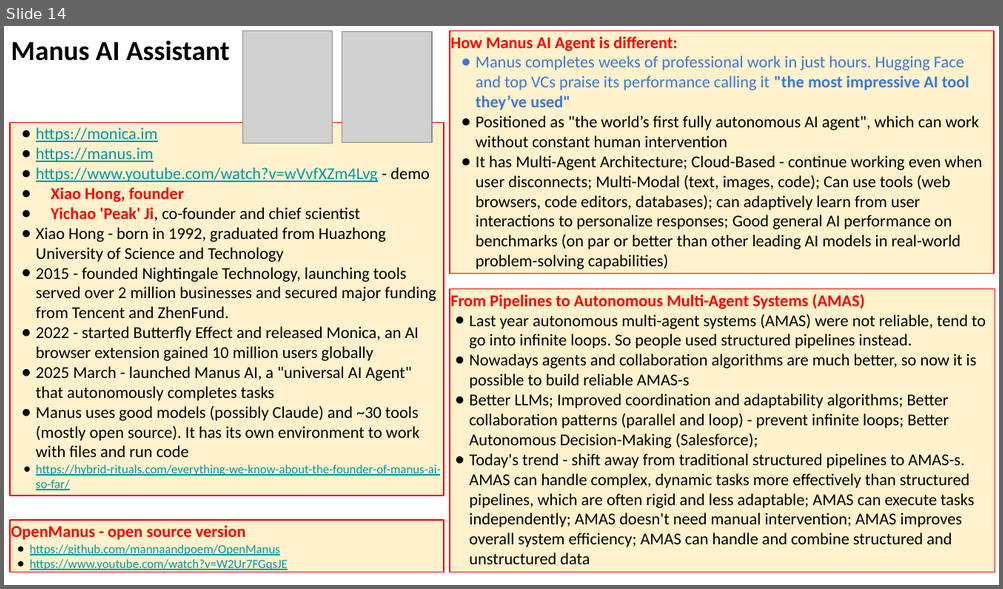
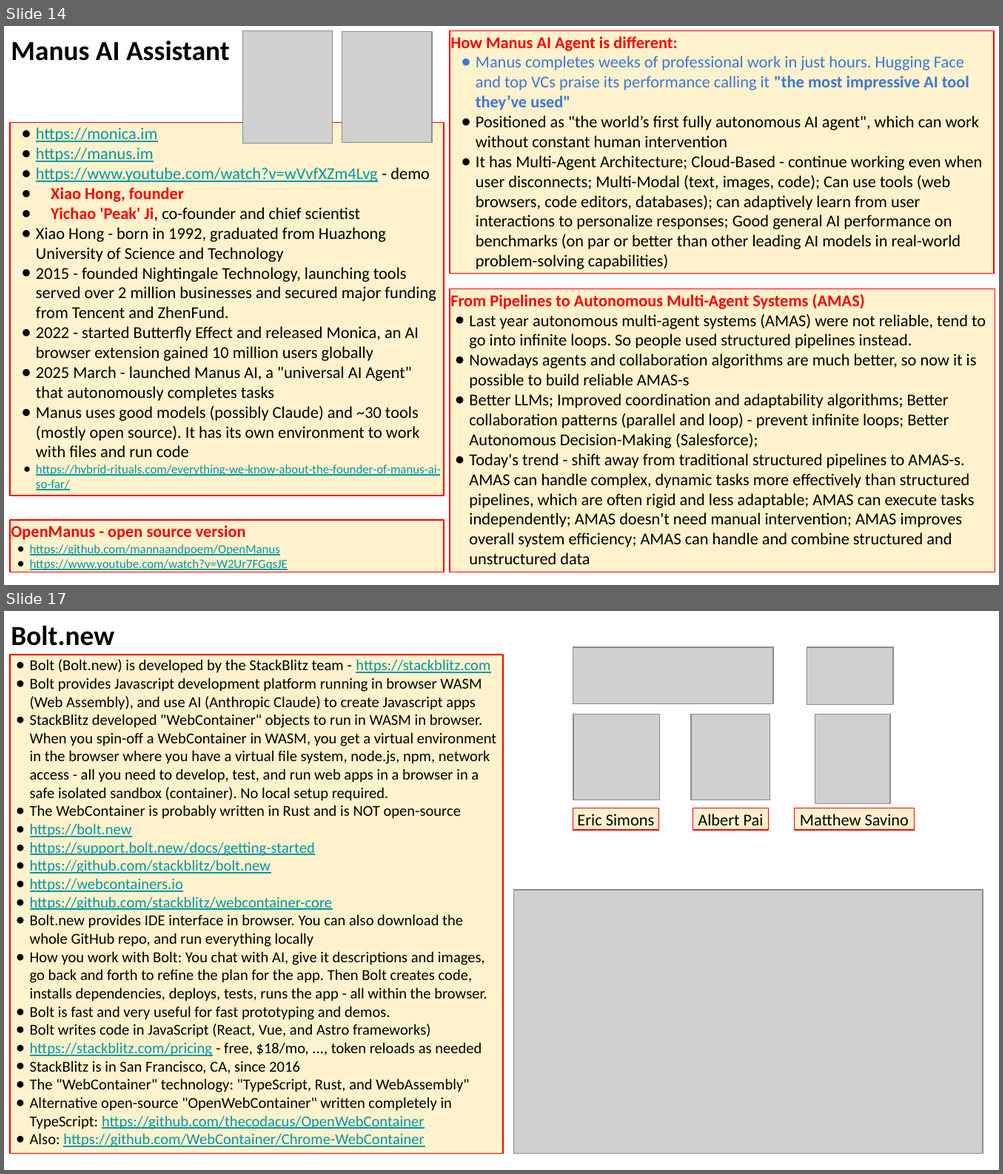
Before and after one commit to lselector/seminar, a slide deck: 2025/2025-03-14-AI-Updates.pptx. Shown one above the other, each under a label of ours: slide 14 before the commit, slides 14 and 17 after it; the slides between them are not shown. The pictures are 1003x589 and 1003x1174 pixels, drawn with LibreOffice and Linux fonts; fonts in the diff are those of the drawing; grey boxes stand for pictures. Boxes give left, top, right and bottom in pixels: in the first picture for what was removed or moved away, otherwise in the second. Text is boxed around its words. In the diff, an @@ line names an element or a change of style, - is before the commit and + after.

```diff
--- a/2025/2025-03-14-AI-Updates.pptx
+++ b/2025/2025-03-14-AI-Updates.pptx
@@ slide 17 added at (4,611,999,1170), background #FFFFFF @@
@@ text added at (11,625,114,646), 20 pt, text #000000, bold @@
+Bolt.new
@@ rectangle added at (10,655,502,1154), fill #FFF2CC, outline #FF0000 0.75 pt, 11 pt, text #000000 @@
+● Bolt (Bolt.new) is developed by the StackBlitz team - https://stackblitz.com
+● Bolt provides Javascript development platform running in browser WASM (Web Assembly), and use AI (Anthropic Claude) to create Javascript apps
+● StackBlitz developed "WebContainer" objects to run in WASM in browser. When you spin-off a WebContainer in WASM, you get a virtual environment in the browser where you have a virtual file system, node.js, npm, network access - all you need to develop, test, and run web apps in a browser in a safe isolated sandbox (container). No local setup required.
+● The WebContainer is probably written in Rust and is NOT open-source
+● https://bolt.new
+● https://support.bolt.new/docs/getting-started
+● https://github.com/stackblitz/bolt.new
+● https://webcontainers.io
+● https://github.com/stackblitz/webcontainer-core
+● Bolt.new provides IDE interface in browser. You can also download the whole GitHub repo, and run everything locally
+● How you work with Bolt: You chat with AI, give it descriptions and images, go back and forth to refine the plan for the app. Then Bolt creates code, installs dependencies, deploys, tests, runs the app - all within the browser.
+● Bolt is fast and very useful for fast prototyping and demos.
+● Bolt writes code in JavaScript (React, Vue, and Astro frameworks)
+● https://stackblitz.com/pricing - free, $18/mo, ..., token reloads as needed
+● StackBlitz is in San Francisco, CA, since 2016
+● The "WebContainer" technology: "TypeScript, Rust, and WebAssembly"
+● Alternative open-source "OpenWebContainer" written completely in TypeScript: https://github.com/thecodacus/OpenWebContainer
+● Also: https://github.com/WebContainer/Chrome-WebContainer
@@ picture added at (573,647,774,703) @@
@@ picture added at (807,647,893,704) @@
@@ picture added at (573,715,660,801) @@
@@ picture added at (691,715,770,801) @@
@@ picture added at (814,715,891,804) @@
@@ rectangle added at (573,808,660,830), fill #FFF2CC, outline #FF0000 0.75 pt, 12 pt, text #000000 @@
+Eric Simons
@@ rectangle added at (693,808,769,830), fill #FFF2CC, outline #FF0000 0.75 pt, 12 pt, text #000000 @@
+Albert Pai
@@ rectangle added at (794,808,914,830), fill #FFF2CC, outline #FF0000 0.75 pt, 12 pt, text #000000 @@
+Matthew Savino
@@ picture added at (513,889,982,1153) @@
```
Also in this commit, not shown: 6 slides changed, 2 other slides added, 1 slide removed.
